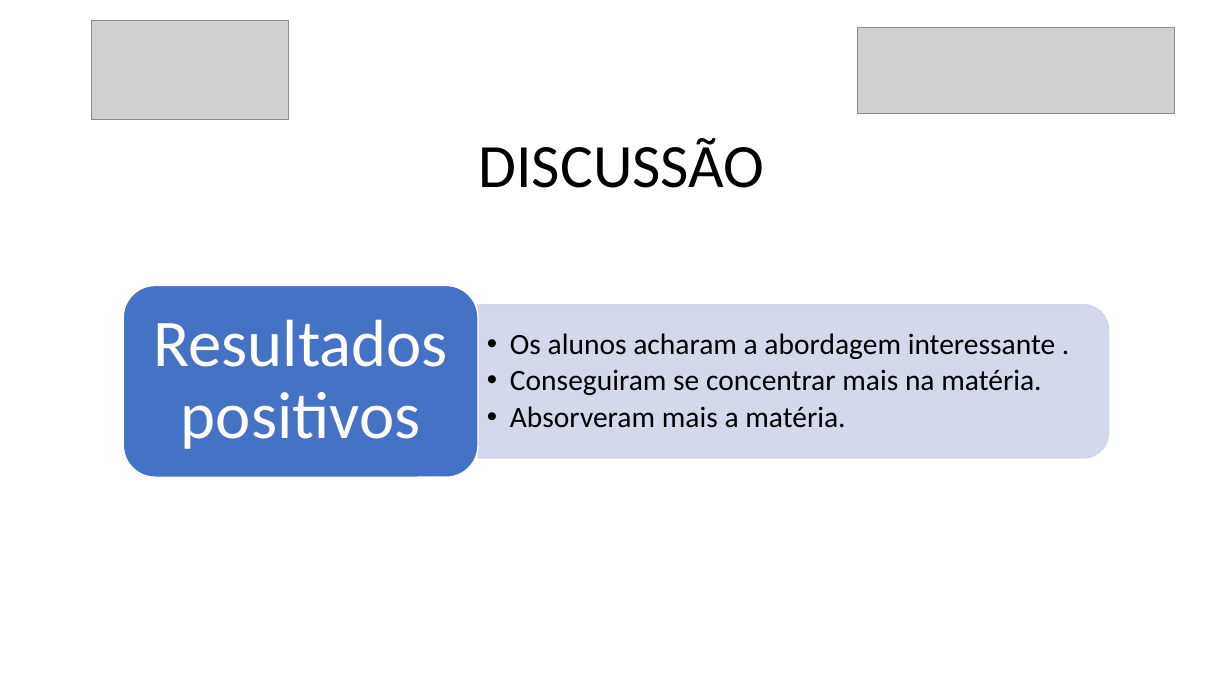
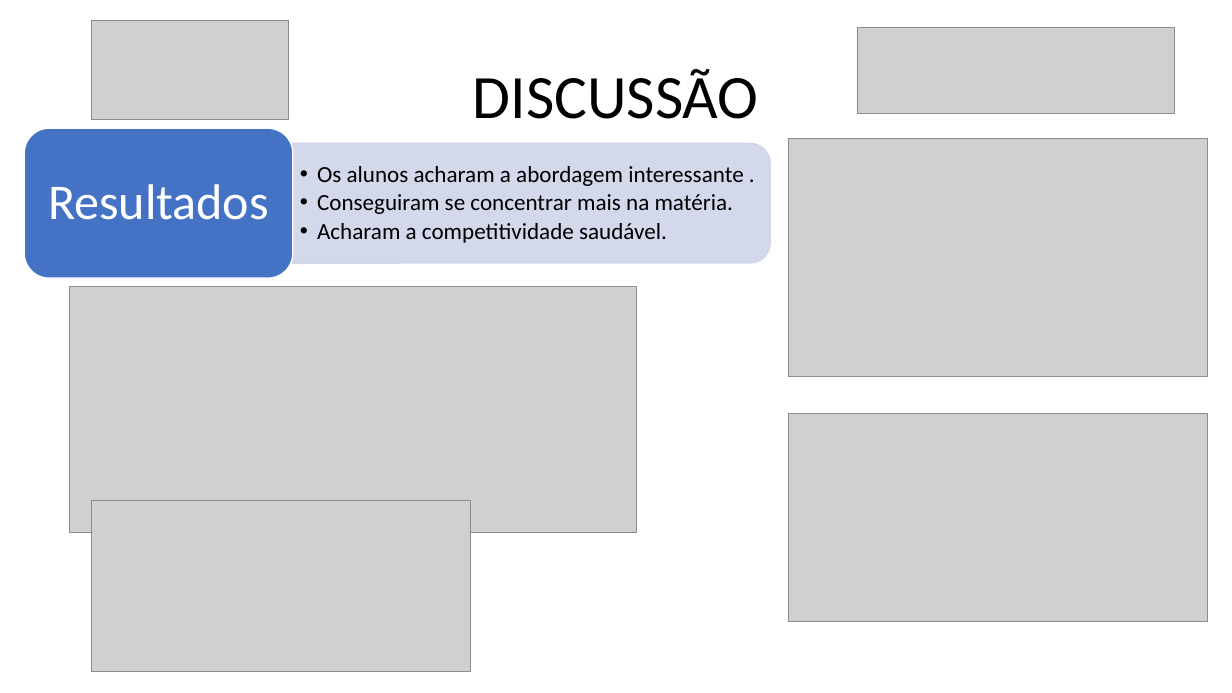
Before and after one commit to danilovaz7/curso-tecnico, a slide deck: slide 20 of liceu/3semestre/projeto integrador/tcc slide.pptx. Drawn at 1232x693 pixels with LibreOffice and Linux fonts; fonts in the diff are those of the drawing; grey boxes stand for pictures. Boxes give left, top, right and bottom in pixels: in the first picture for what was removed or moved away, otherwise in the second. Text is boxed around its words. In the diff, an @@ line names an element or a change of style, - is before the commit and + after.

```diff
--- a/liceu/3semestre/projeto integrador/tcc slide.pptx
+++ b/liceu/3semestre/projeto integrador/tcc slide.pptx
@@ title "DISCUSSÃO": place and size @@
-title "DISCUSSÃO" at (479, 138, 765, 188)
+title "DISCUSSÃO" at (473, 69, 759, 119)
@@ rounded rectangle added at (24, 128, 293, 278), fill #4472C4, outline #FFFFFF 1 pt @@
@@ text "Os alunos acharam a abordagem ...": place and size @@
-text "Os alunos acharam a abordagem ..." at (510, 333, 1056, 428)
+text "Os alunos acharam a abordagem ..." at (317, 166, 743, 243)
@@ round same rect added at (293, 144, 770, 264), fill #CFD5EA at 90% opacity, outline #CFD5EA 1 pt @@
@@ picture added at (789, 139, 1208, 376) @@
@@ text at (317, 166, 743, 214): size 23 to 18 pt in "Os alunos acharam a abordagem interessante .", "Conseguiram se concentrar mais na matéria."; indent changed @@
@@ text at (48, 184, 269, 220): text changed; size 52 to 39 pt @@
-Resultados positivos
+Resultados
@@ text at (317, 223, 667, 243): text changed; size 23 to 18 pt @@
-  • Absorveram mais a matéria.
+  • Acharam a competitividade saudável.
@@ picture added at (69, 287, 636, 533) @@
@@ rounded rectangle removed at (124, 286, 479, 477) @@
@@ round same rect removed at (479, 304, 1109, 457) @@
@@ picture added at (789, 414, 1208, 622) @@
@@ picture added at (91, 501, 470, 672) @@
```
Also in this commit, not shown: 3 other slides changed, 1 slide added, 1 slide removed, 1 other file.
